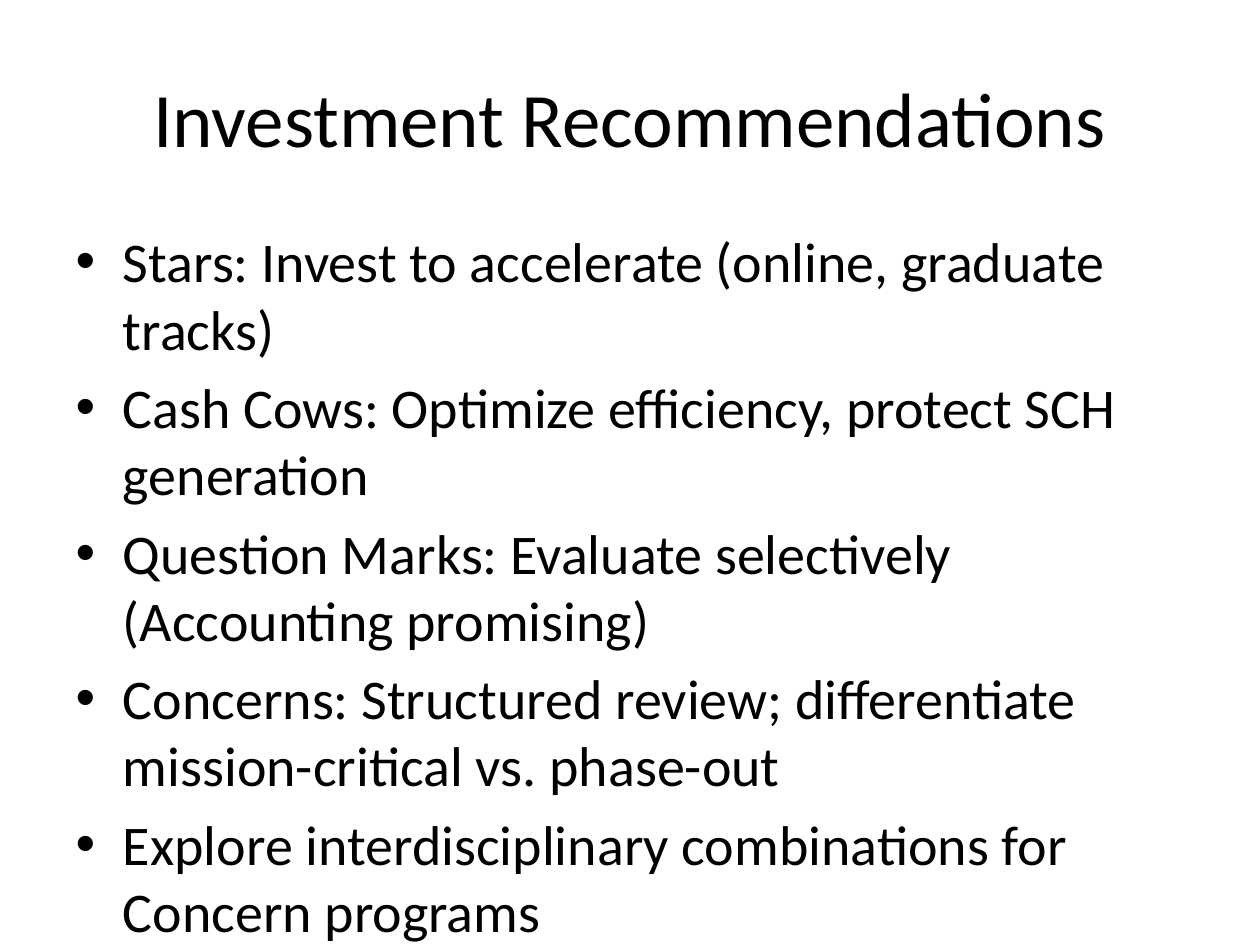
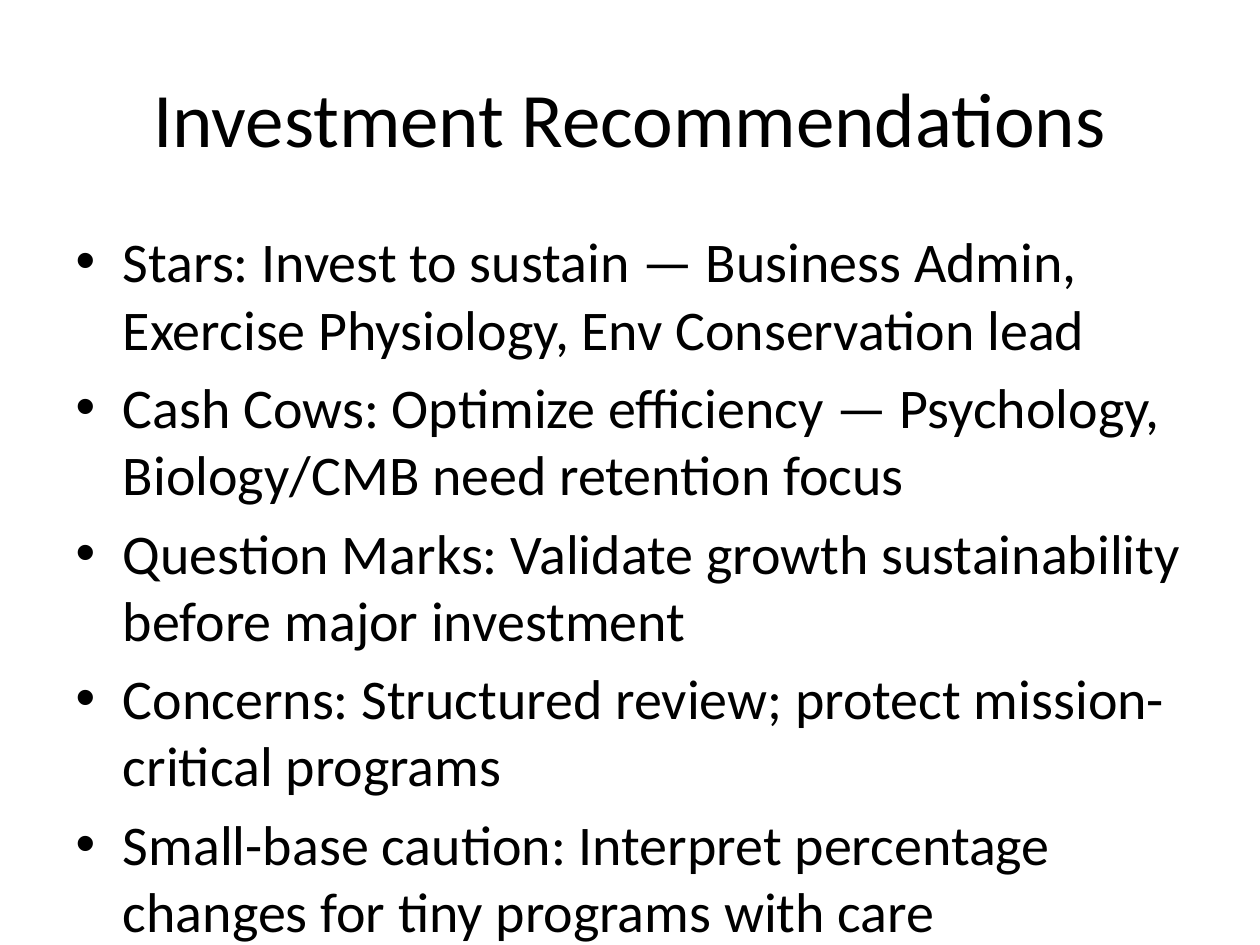
Before and after one commit to sarardm/flc-strategy-optimization-dashboard, a slide deck: slide 9 of generated_docs/BCG_Slide_Deck.pptx (slide 8 before the commit). Drawn at 1260x945 pixels with LibreOffice and Linux fonts; fonts in the diff are those of the drawing. Boxes give left, top, right and bottom in pixels: in the first picture for what was removed or moved away, otherwise in the second. Text is boxed around its words. In the diff, an @@ line names an element or a change of style, - is before the commit and + after.

```diff
--- a/generated_docs/BCG_Slide_Deck.pptx
+++ b/generated_docs/BCG_Slide_Deck.pptx
@@ text at (123, 243, 1180, 942): text changed @@
-• Stars: Invest to accelerate (online, graduate tracks)
-• Cash Cows: Optimize efficiency, protect SCH generation
-• Question Marks: Evaluate selectively (Accounting promising)
-• Concerns: Structured review; differentiate mission-critical vs. phase-out
-• Explore interdisciplinary combinations for Concern programs
+• Stars: Invest to sustain — Business Admin, Exercise Physiology, Env Conservation lead
+• Cash Cows: Optimize efficiency — Psychology, Biology/CMB need retention focus
+• Question Marks: Validate growth sustainability before major investment
+• Concerns: Structured review; protect mission-critical programs
+• Small-base caution: Interpret percentage changes for tiny programs with care
```
Also in this commit, not shown: 6 other slides changed, 2 slides added, 1 slide removed, 15 other files.
